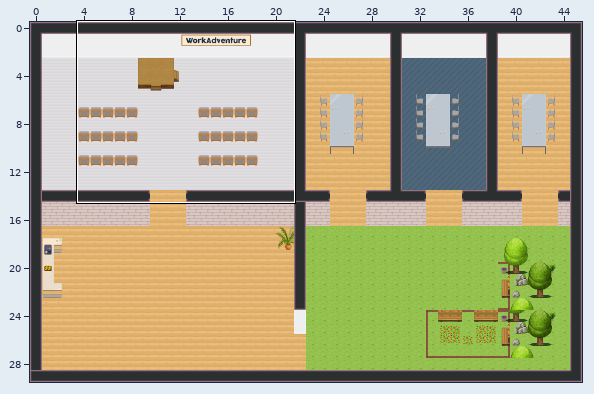
A Tiled map (JSON) gets an edit: quantx.tmj. Above, an overview of the earlier version with the close-up marked.
Close-up. First the earlier version:
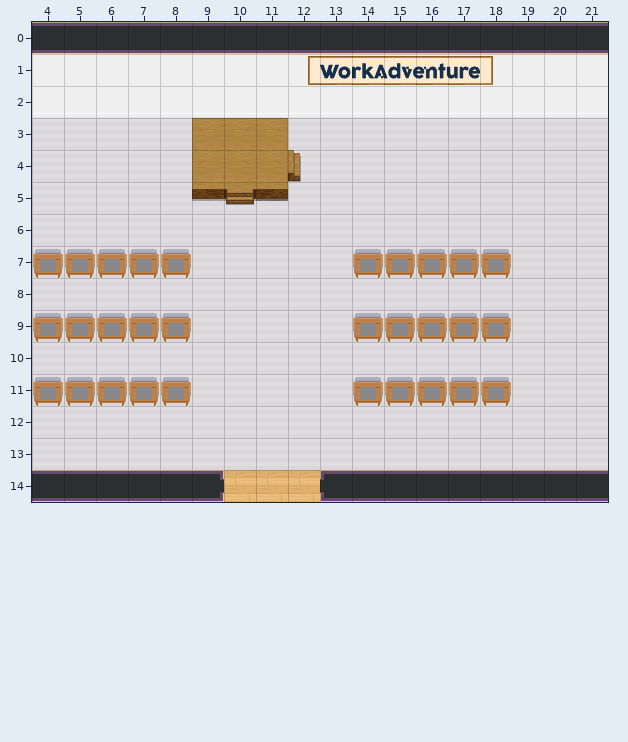
Cells are 32x32 px. Shown: x 4..21, y 0..14. The commit also changed other parts of the map, which this record leaves out.
Once edited:
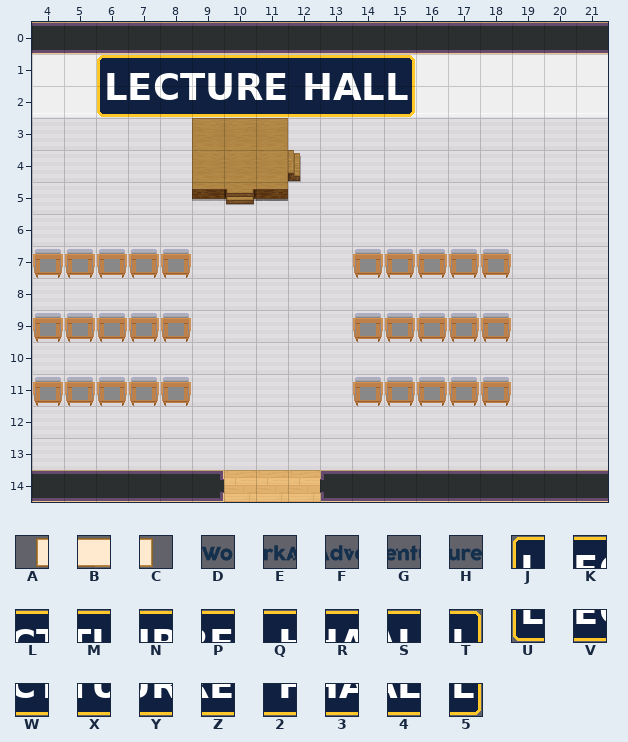
Key: from "Chunk 1": A 2, B 3, C 4, D 67, E 68, F 69, G 70, H 71, J 101, K 102, L 103, M 104, N 105, P 106, Q 107, R 108, S 109, T 110, U 116, V 117, W 118, X 119, Y 120, Z 121, 2 122, 3 123, 4 124, 5 125.
_ is an empty cell, . an unchanged one.
Tiles of an added or newly shown layer are drawn over the layers below it.
From old to new:
--- layer "walls/walls2"
@@ x 12..18 @@
- 1 ABBBBBC
+ 1 _______
--- layer "furniture/furniture1"
@@ x 13..17 @@
- 1 DEFGH
+ 1 _____
--- layer "furniture/signs" (added)
@@ x 6..15 @@
- 1 __________
- 2 __________
+ 1 JKLMNPQRST
+ 2 UVWXYZ2345
Boxes around the changes in both close-ups, in picture pixels (x1, y1, x2, y2):
changed: (97, 55, 493, 117)
